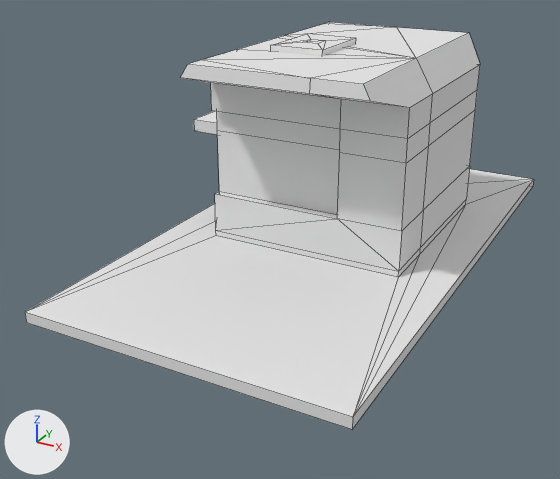
The OBJ model public/res/models/ticketer.obj: old version first, new version second.
One viewpoint serves both versions: a camera (50 mm lens) standing at (9.23, -10.32, 3.48) and looking at (5.5, -3.54, 0.09). Every picture has the same lights, and +X, +Y and +Z are marked at lower left. Mesh edges are drawn as thin lines. Where no turn or scale is listed for an object, it has been applied to the vertices.

In view in the first picture: 'ticket_Cube.015'.
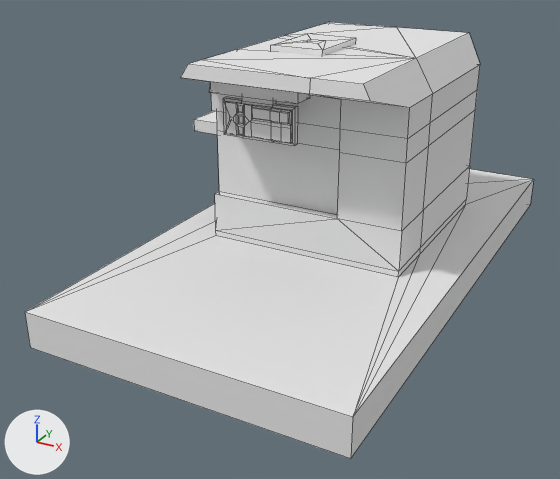
The newer file is also rescaled (x0.504), turned or shifted as a whole; pictures and numbers use the older file's frame.

Boxes (x1, y1, x2, y2) around the edits, measured in the pictures (560 x 479 px; the box of a moved part takes in the faces that stretch with it):
'ticket_Cube.015', reshaped (7% taller): before (25, 22, 534, 429); after (25, 22, 534, 459)
part 1 of me_ticket_cube_015, moved or reshaped: before (25, 179, 534, 429); after (25, 179, 534, 459)
part 2 of me_ticket_cube_015, built on: before (184, 78, 336, 99); after (184, 78, 336, 146)

Edits to the bpy script that builds the scene:
```text
Change me_ticket_cube_015:
    used by ob_ticket_cube_015; location = (0.0, 0.0, 0.0)
    verts and faces of me_ticket_cube_015; kept vertices keep their numbers, new ones are numbered from 136
    before: 40 (7.45, -5.97, -0.09) at pixel (352, 429), 41 (7.45, 0.03, -0.09) at pixel (532, 186), 42 (4.18, -5.97, -0.09) at pixel (26, 322), 43 (4.18, 0.03, -0.09)
    remove me_ticket_cube_015.from_pydata(...)  # 136 vertices, 150 faces; spans x 4.18..7.45, y -5.97..0.03, z -0.09..2.11
    add me_ticket_cube_015.from_pydata(...)  # 248 vertices, 269 faces; spans x 4.18..7.45, y -5.97..0.03, z -0.36..2.11
    me_ticket_cube_015 part 1
    add for i in [*range(40, 44)]: verts[i] += (0.0, 0.0, -0.27)
    me_ticket_cube_015 part 2
    1 face is deleted
    78 vertices are added at x 4.99..5.98, y -4.08..-3.83, z 1.32..1.86
    16 new vertices lie (0.0, 0.0, 0.07) away from vertices in x 5.29..5.67, y -4.01..-3.93, z 1.36..1.69
    12 new vertices lie (0.1, 0.0, 0.0) away from vertices in x 5.27..5.67, y -4.03..-4.01, z 1.35..1.66
    6 new vertices lie (-0.22, 0.0, 0.0) away from vertices in x 5.33..5.67, y -4.01..-3.93, z 1.35..1.69
    120 new faces join them
```
